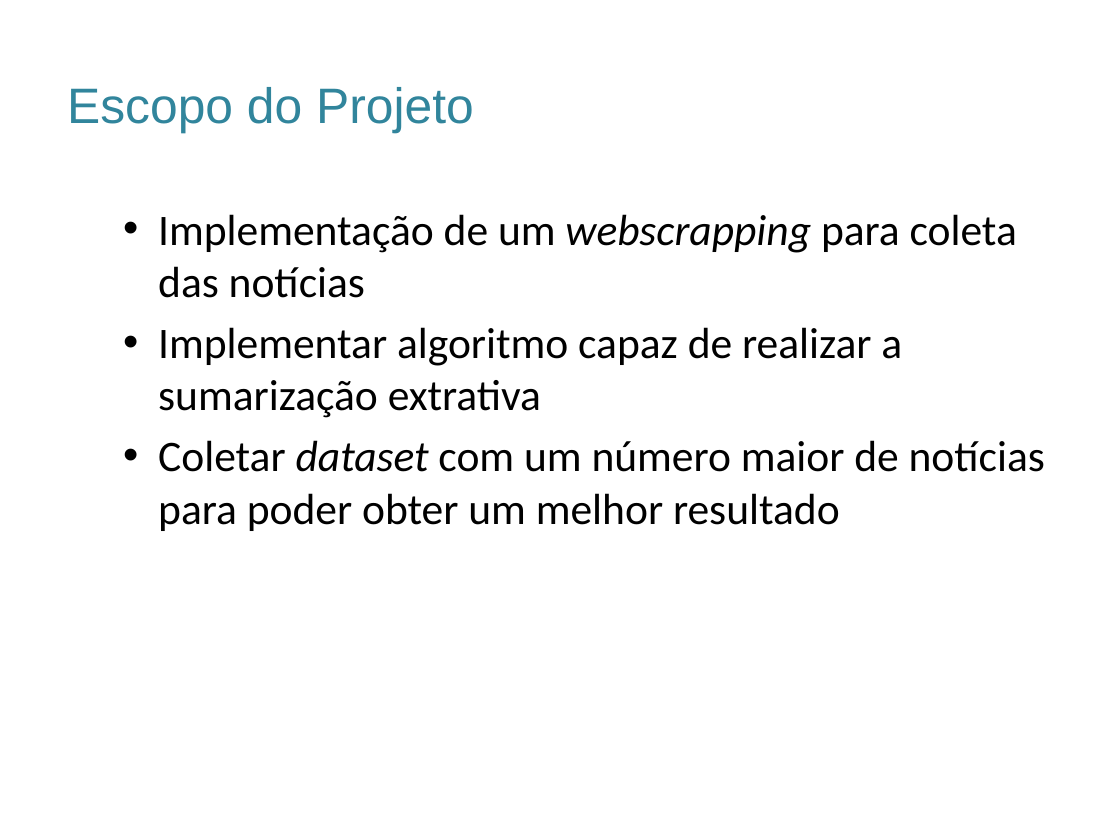
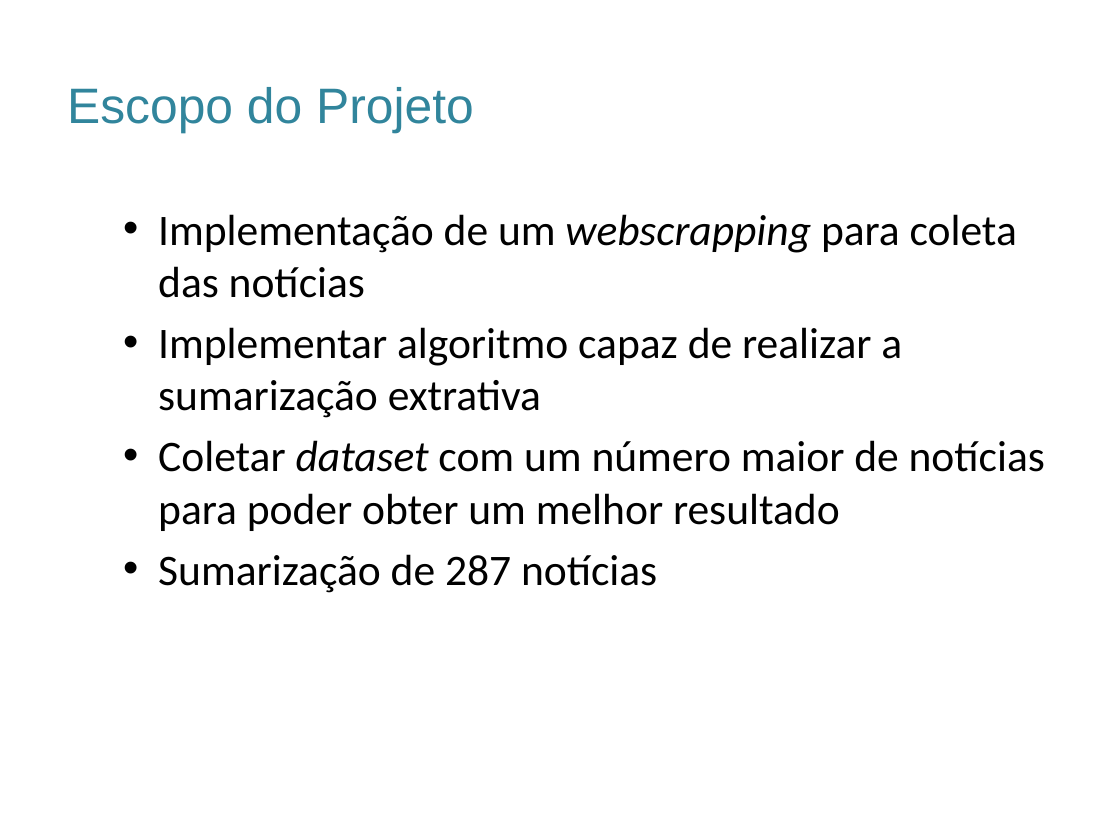
Before and after one commit to rdruzian/TCC-Sumarizacao, a slide deck: slide 6 of Documentos/ModeloApresentaçãoFacens_Sugestão.pptx. Drawn at 1120x840 pixels with LibreOffice and Linux fonts; fonts in the diff are those of the drawing; background and template pictures are left out. Boxes give left, top, right and bottom in pixels: in the first picture for what was removed or moved away, otherwise in the second. Text is boxed around its words. In the diff, an @@ line names an element or a change of style, - is before the commit and + after.

Commit message:
Alteração quantidade de amostras

```diff
--- a/Documentos/ModeloApresentaçãoFacens_Sugestão.pptx
+++ b/Documentos/ModeloApresentaçãoFacens_Sugestão.pptx
@@ text at box(158, 554, 657, 593): paragraph added @@
+  • Sumarização de 287 notícias
```
